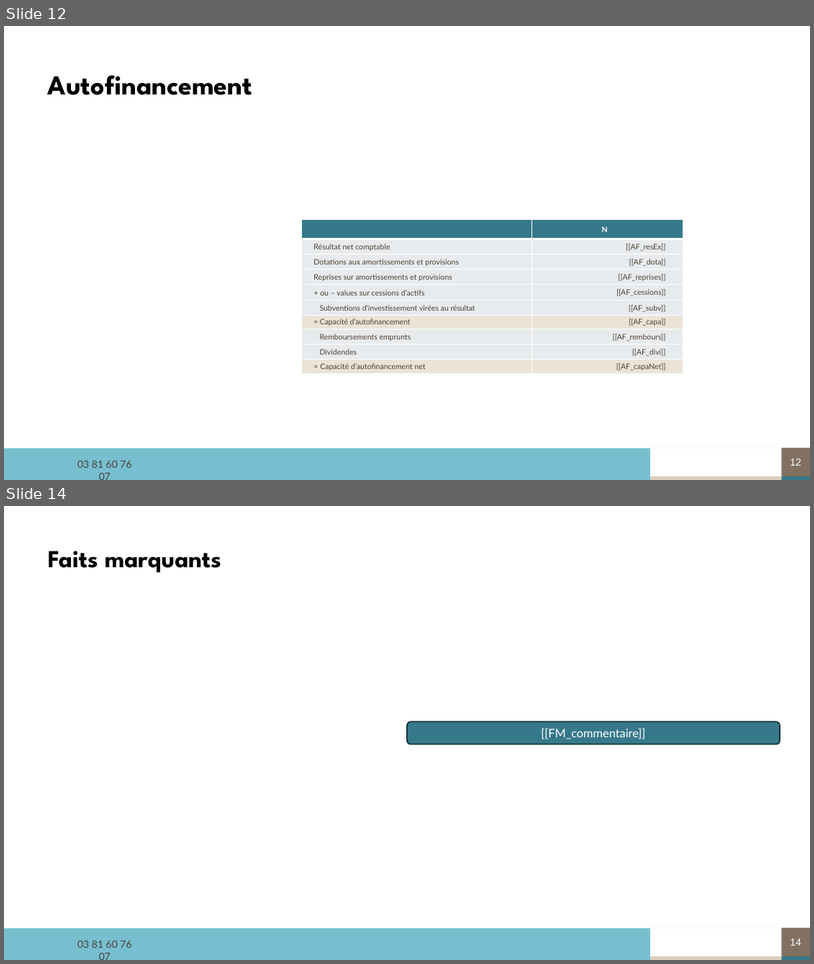
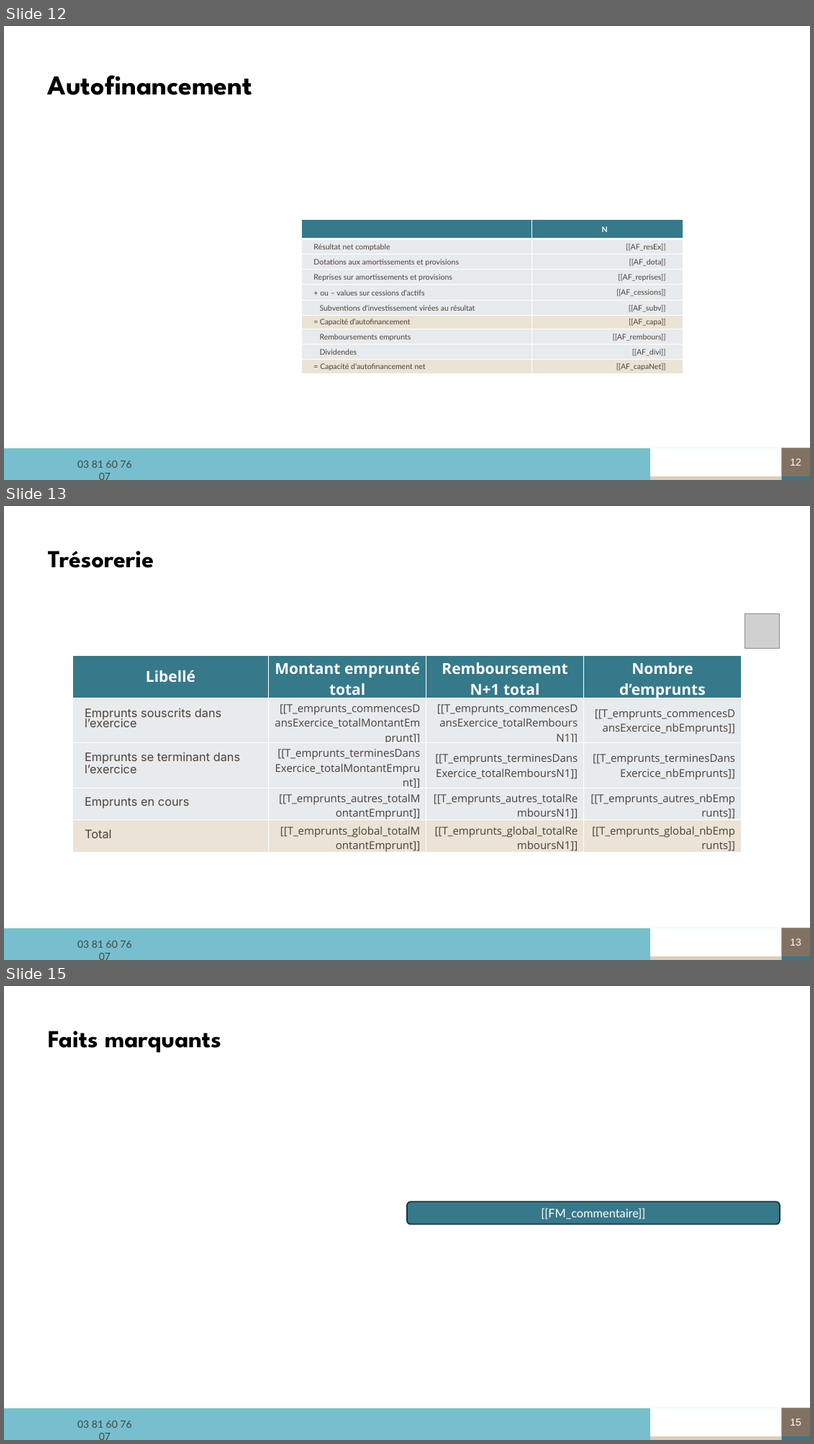
Before and after one commit to ldebouche/Projet1_lettre_fin_de_mission, a slide deck: backend/src/templates/modele_complet.pptm. Shown one above the other, each under a label of ours: slides 12 and 14 before the commit, slides 12, 13 and 15 after it; the slides between them are not shown. The pictures are 814x964 and 814x1444 pixels, drawn with LibreOffice and Linux fonts; fonts in the diff are those of the drawing; grey boxes stand for pictures; background and template pictures are left out. Boxes give left, top, right and bottom in pixels: in the first picture for what was removed or moved away, otherwise in the second. Text is boxed around its words. In the diff, an @@ line names an element or a change of style, - is before the commit and + after.

Commit message:
Ajout de la slide trésorerie

```diff
--- a/backend/src/templates/modele_complet.pptm
+++ b/backend/src/templates/modele_complet.pptm
@@ slide 13 added at (4,506,810,960), background #FEFFFE; not listed: 8 template elements that a slide beside it also shows @@
@@ text added at (48,551,154,568), 29.2 pt, text #000000, bold @@
+Trésorerie
@@ picture added at (745,614,779,648) @@
@@ table added at (73,656,743,852), 5 rows, 4 columns @@
+Libellé | Montant emprunté total | Remboursement N+1 total | Nombre d’emprunts
+Emprunts souscrits dans l’exercice | [[T_emprunts_commencesDansExercice_totalMontantEmprunt]] | [[T_emprunts_commencesDansExercice_totalRemboursN1]] | [[T_emprunts_commencesDansExercice_nbEmprunts]]
+Emprunts se terminant dans / l’exercice | [[T_emprunts_terminesDansExercice_totalMontantEmprunt]] | [[T_emprunts_terminesDansExercice_totalRemboursN1]] | [[T_emprunts_terminesDansExercice_nbEmprunts]]
+Emprunts en cours | [[T_emprunts_autres_totalMontantEmprunt]] | [[T_emprunts_autres_totalRemboursN1]] | [[T_emprunts_autres_nbEmprunts]]
+Total | [[T_emprunts_global_totalMontantEmprunt]] | [[T_emprunts_global_totalRemboursN1]] | [[T_emprunts_global_nbEmprunts]]
@@ what was slide 14 is now slide 15 @@
@@ page number at (790,1418,802,1425): text changed @@
-14
+15
```
Also in this commit, not shown: 4 slides changed, 2 other slides added, 2 slides removed, 12 other files.
